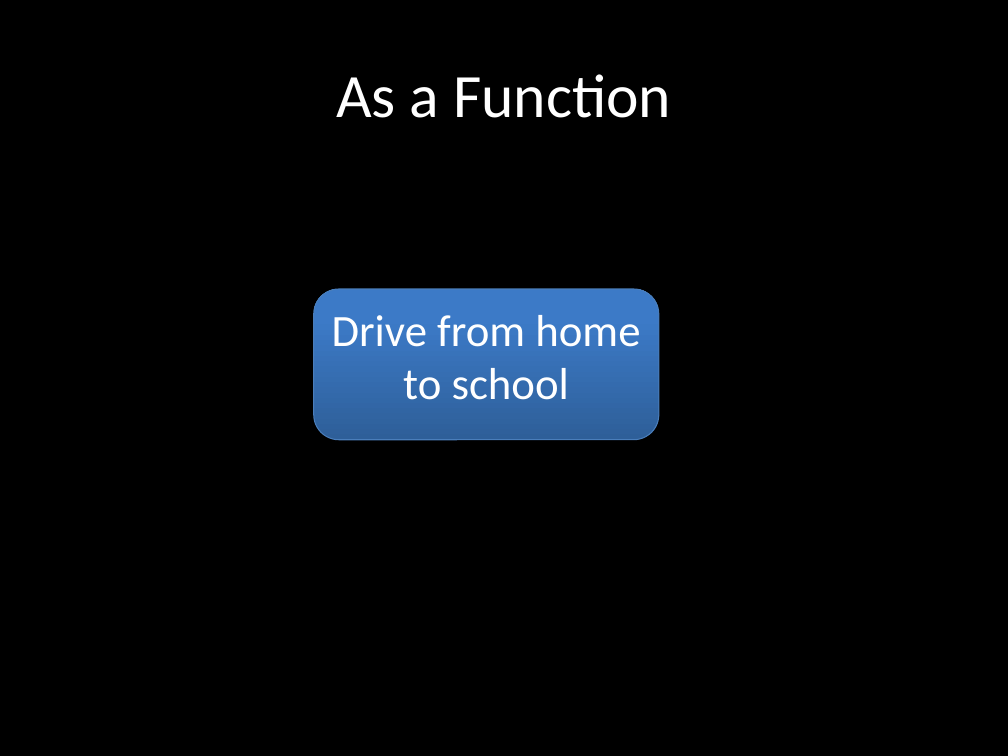
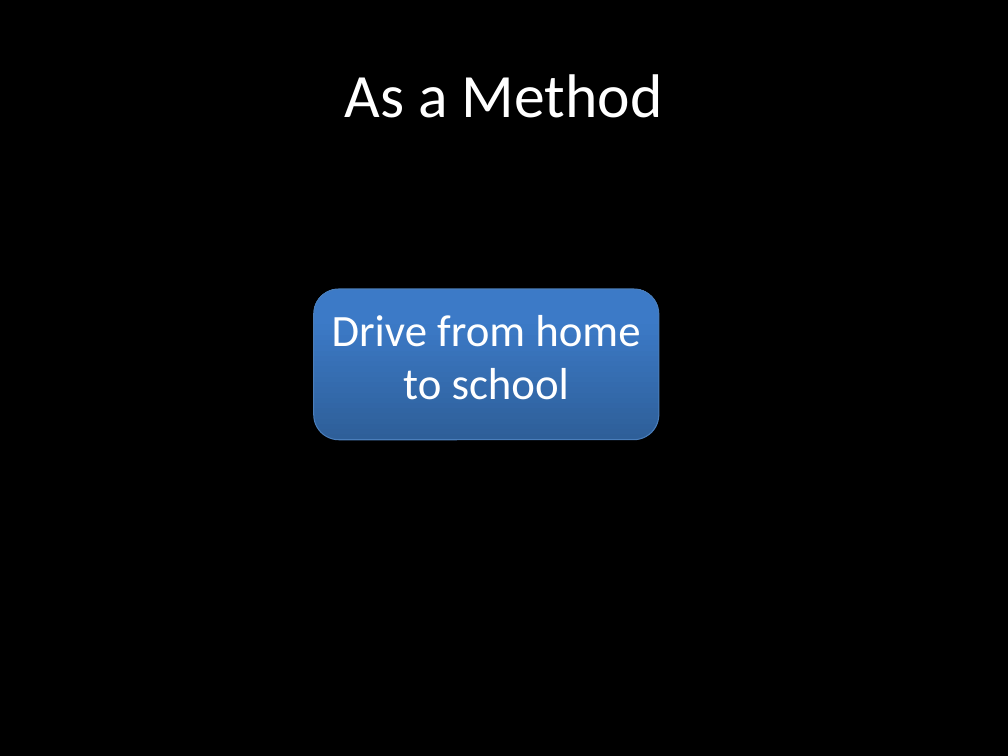
Before and after one commit to jessehartloff/Education, a slide deck: slide 7 of content/s18/cse115/media/115Slides/3-Functions.pptx. Drawn at 1008x756 pixels with LibreOffice and Linux fonts; fonts in the diff are those of the drawing. Boxes give left, top, right and bottom in pixels: in the first picture for what was removed or moved away, otherwise in the second. Text is boxed around its words. In the diff, an @@ line names an element or a change of style, - is before the commit and + after.

```diff
--- a/content/s18/cse115/media/115Slides/3-Functions.pptx
+++ b/content/s18/cse115/media/115Slides/3-Functions.pptx
@@ title at [345,74,663,118]: text changed @@
-As a Function
+As a Method
```
Also in this commit, not shown: 5 other slides changed, 2 other files.
